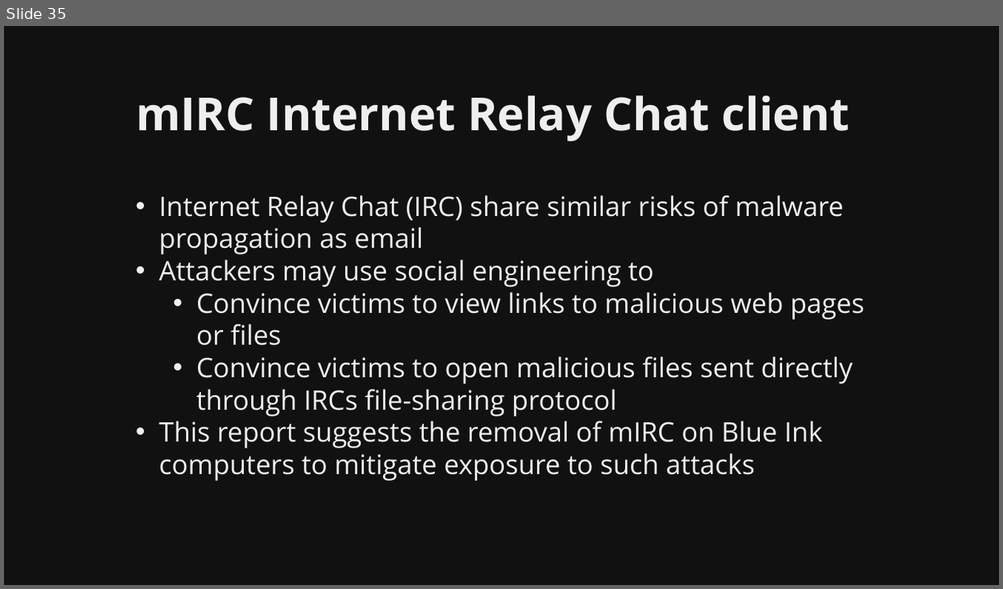
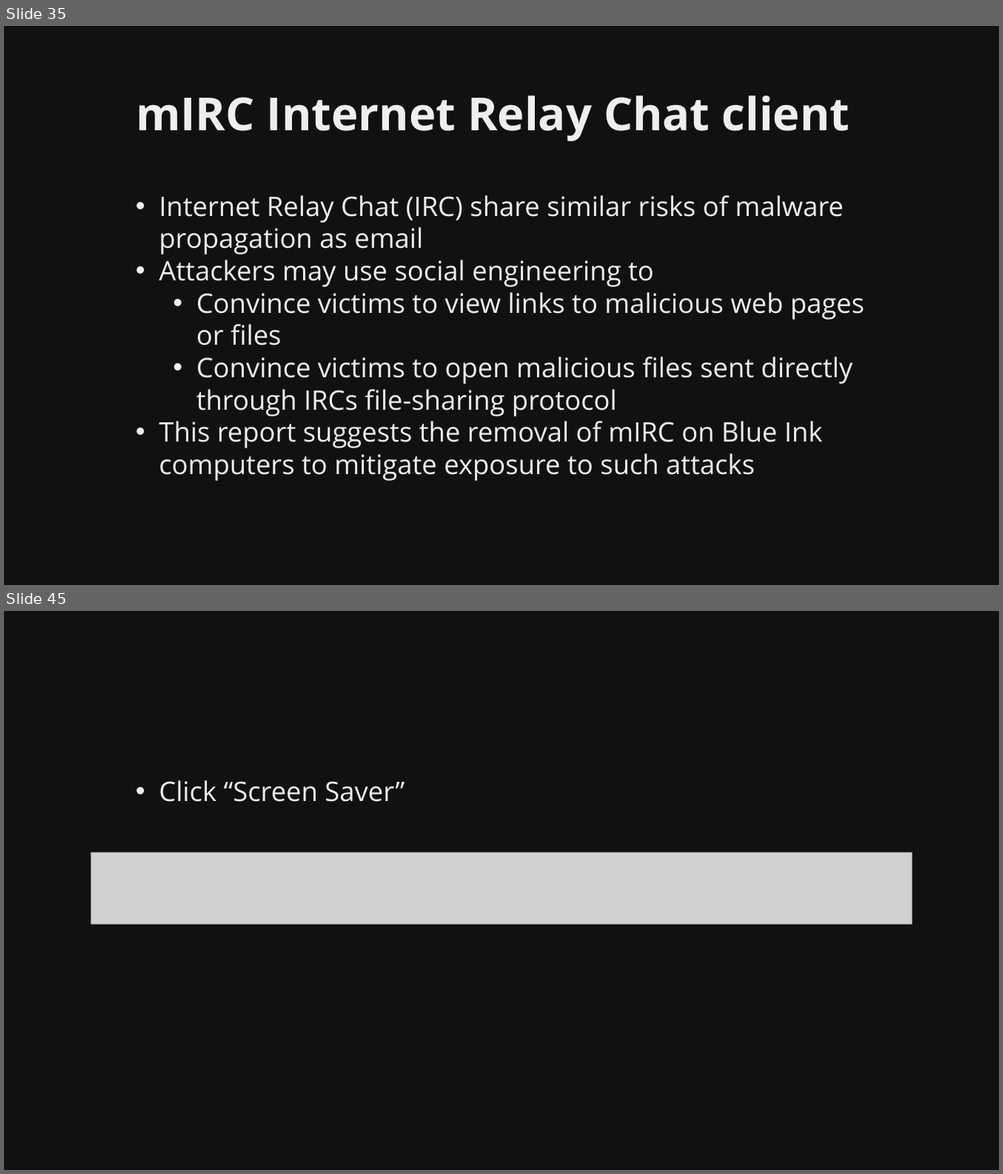
Before and after one commit to martymcflywa/ecu, a slide deck: year_1/sem_2/CSI1101_computer_security/0b_assignment_2_[22MAY15_0900]/dev/CSI1101_PONCE_A2_v01.pptx. Shown one above the other, each under a label of ours: slide 35 before the commit, slides 35 and 45 after it; the slides between them are not shown. The pictures are 1003x589 and 1003x1174 pixels, drawn with LibreOffice and Linux fonts; fonts in the diff are those of the drawing; grey boxes stand for pictures. Boxes give left, top, right and bottom in pixels: in the first picture for what was removed or moved away, otherwise in the second. Text is boxed around its words. In the diff, an @@ line names an element or a change of style, - is before the commit and + after.

```diff
--- a/year_1/sem_2/CSI1101_computer_security/0b_assignment_2_[22MAY15_0900]/dev/CSI1101_PONCE_A2_v01.pptx
+++ b/year_1/sem_2/CSI1101_computer_security/0b_assignment_2_[22MAY15_0900]/dev/CSI1101_PONCE_A2_v01.pptx
@@ slide 45 added at box(4, 611, 999, 1170), background #111111 @@
@@ text added at box(159, 780, 404, 802), 26 pt, text #EEEEEE @@
+• Click “Screen Saver”
@@ picture added at box(91, 853, 912, 924) @@
```
Also in this commit, not shown: 2 slides changed, 12 other slides added, 8 other files.
